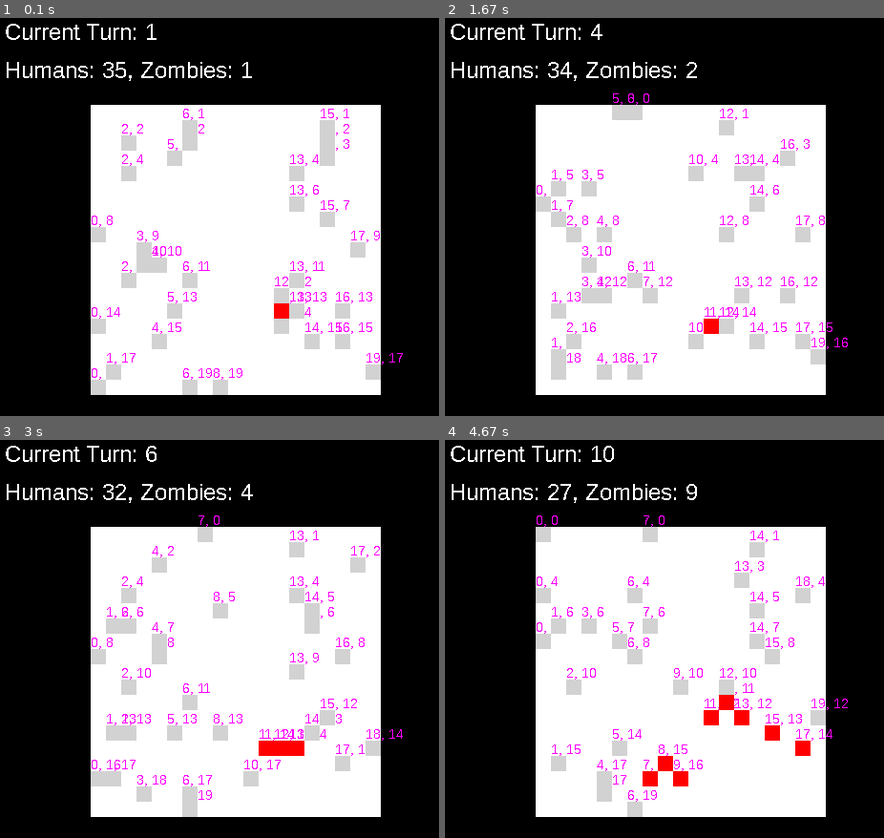
Above: before the commit, frames 1-4 (two rows, left to right).
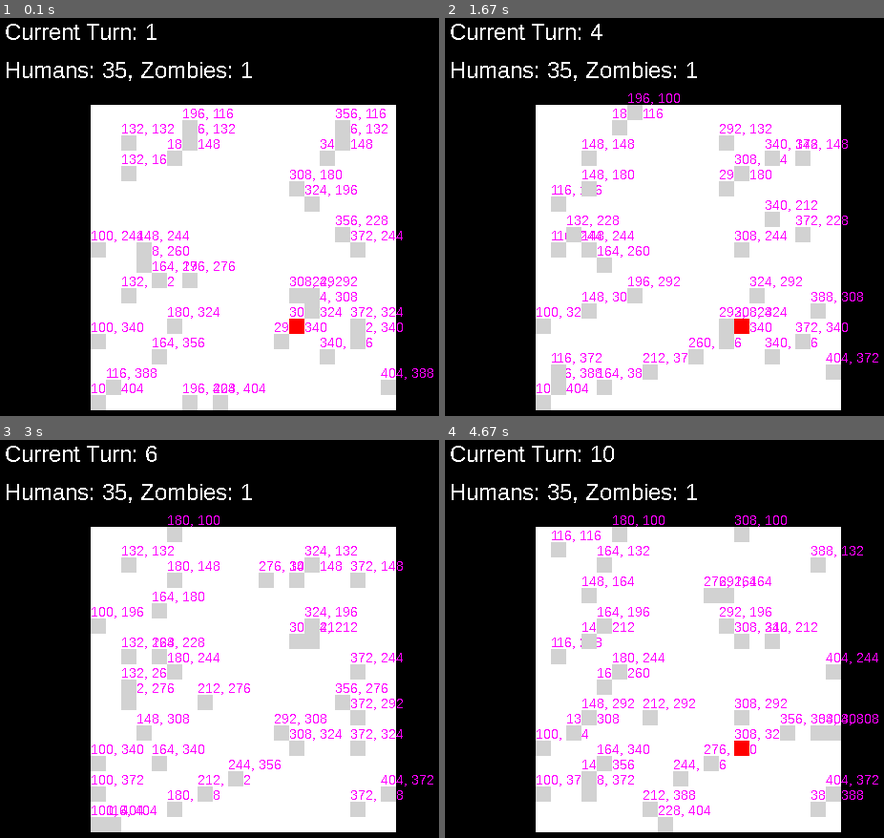
Above: after the commit, the same moments.

Repository: wallermatt/exercises
Game: pygame game, started from zombies.py
The game is run twice, just before and just after one commit, with the same random seed, the same clock (stepped at 60 frames per second) and the same inputs.
Inputs:
- Up to frame 1 (0.1 s): no input
- Up to frame 2 (1.67 s): no input
- Up to frame 3 (3 s): no input
- Up to frame 4 (4.67 s): no input

The runs differ from the first frame. In frame 1, 13% of the frame differs, in the area x 20-99%, y 21-99%; in frame 2, 15%; in frame 3, 16%; in frame 4, 17%, in the area x 20-99%, y 11-99%.

Commit message:
fix overspill

Diff:
--- a/zombies.py
+++ b/zombies.py
@@ -70,7 +70,7 @@
     TYPE = ZOMBIE
     COLOUR = RED
 
-    def __init__(self, column, row, pause=3):
+    def __init__(self, column, row, pause=10):
         self.column = column
         self.row = row
         self.sprite = MySprite(self.COLOUR, 100 + column * CHAR_SIZE, 100 + row * CHAR_SIZE)
@@ -109,10 +109,11 @@
             if self.column == closest_human.column and self.row == closest_human.row:
                 #import ipdb; ipdb.set_trace()
                 closest_human.sprite.kill()
-                new_zombie = Zombie(closest_human.column, closest_human.row)
+                new_zombie = Zombie(self.column, self.row)
                 arena.characters[closest_human_index] = new_zombie
                 arena.all_sprites_list.add(new_zombie.sprite)
                 arena.all_sprites_list.update()
+                self.pause = 3
 
 
 
@@ -142,31 +143,15 @@
         # Fetch the rectangle object that has the dimensions of the image.
         #self.rect = self.image.get_rect()
 
-    def moveRight(self, pixels):
-        if not self.rect.x + pixels >= 100 + ARENA_WIDTH * CHAR_SIZE:
+    def moveHorizontal(self, pixels):
+        if (self.rect.x + pixels <= 100 + ARENA_WIDTH * CHAR_SIZE) and \
+           (self.rect.x + pixels >= 100):
             self.rect.x += pixels
 
-    def moveLeft(self, pixels):
-        if not self.rect.x - pixels <= 100:
-            self.rect.x -= pixels
-
-    def moveUp(self, pixels):
-        if not self.rect.y - pixels <= 100:
-            self.rect.y -= pixels
-
-    def moveDown(self, pixels):
-        if not self.rect.y + pixels >= 100 + ARENA_HEIGHT * CHAR_SIZE:
+    def moveVertical(self, pixels):
+        if (self.rect.y + pixels <= 100 + ARENA_WIDTH * CHAR_SIZE) and \
+           (self.rect.y + pixels >= 100):
             self.rect.y += pixels
-
-    def moveHorizontal(self, pixels):
-        if (self.rect.x + pixels < 100 + ARENA_WIDTH * CHAR_SIZE) and \
-           (self.rect.x + pixels >= 100):
-           self.rect.x += pixels
-
-    def moveVertical(self, pixels):
-        if (self.rect.y + pixels < 100 + ARENA_WIDTH * CHAR_SIZE) and \
-           (self.rect.y + pixels >= 100):
-           self.rect.y += pixels
 
 pygame.init()
 
@@ -180,12 +165,12 @@
 arena.all_sprites_list = pygame.sprite.Group()
 
 for _ in range(1):
-    z = Zombie(random.randrange(0, ARENA_WIDTH), random.randrange(0, ARENA_HEIGHT))
+    z = Zombie(random.randrange(0, ARENA_WIDTH+1), random.randrange(0, ARENA_HEIGHT+1))
     arena.characters.append(z)
     arena.all_sprites_list.add(z.sprite)
 
 for _ in range(35):
-    rp = RandomPerson(random.randrange(0, ARENA_WIDTH), random.randrange(0, ARENA_HEIGHT))
+    rp = RandomPerson(random.randrange(0, ARENA_WIDTH+1), random.randrange(0, ARENA_HEIGHT+1))
     arena.characters.append(rp)
     arena.all_sprites_list.add(rp.sprite)
 
@@ -210,11 +195,12 @@
     #for s in all_sprites_list:
     #    s.moveRight(CHAR_SIZE)
     screen.fill(BLACK)
-    pygame.draw.rect(screen, WHITE, [100,100, ARENA_WIDTH * CHAR_SIZE, ARENA_HEIGHT * CHAR_SIZE])
+    pygame.draw.rect(screen, WHITE, [100,100, (ARENA_WIDTH+1) * CHAR_SIZE, (ARENA_HEIGHT+1) * CHAR_SIZE])
 
     for c in arena.characters:
         c.strategy(arena)
-        character_coords_display = small_font.render("{}, {}".format(str(c.column), str(c.row)), False, PURPLE)
+        #character_coords_display = small_font.render("{}, {}".format(str(c.column), str(c.row)), False, PURPLE)
+        character_coords_display = small_font.render("{}, {}".format(str(c.sprite.rect.x), str(c.sprite.rect.y)), False, PURPLE)
         screen.blit(character_coords_display,(c.sprite.rect.x, c.sprite.rect.y - 15))
 
 
